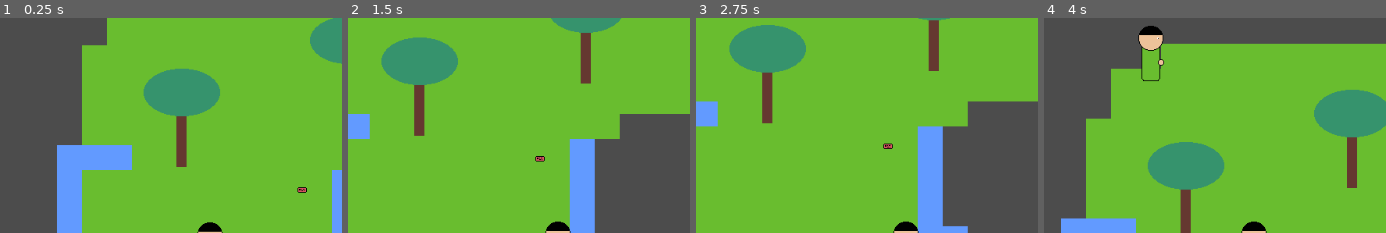
Above: before the commit, frames 1-4 (left to right).
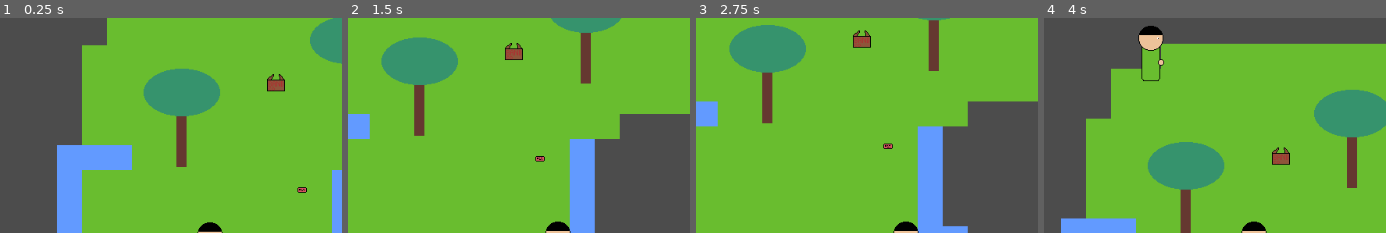
Above: after the commit, the same moments.

Repository: wiltaylor/GameJams
Game: Godot game, scene res://levels/Level1.tscn
Same seed, same stepped clock (60 frames per second), same inputs: the game is played once before the commit and once after it.
Inputs:
- Up to frame 1 (0.25 s): no input
- Up to frame 2 (1.5 s): tap Enter at 0.5 s; hold Right (move_right) 0.53-1.28 s; tap Ctrl (shoot) at 0.6 s; hold Down (move_down) from 1.28 s (still down); tap Alt (use) at 1.35 s
- Up to frame 3 (2.75 s): tap Space at 2 s; release Down (move_down) at 2.03 s; hold Right (move_right) from 2.03 s (still down); tap Ctrl (shoot) at 2.1 s
- Up to frame 4 (4 s): release Right (move_right) at 2.78 s; hold Up (move_up) 2.78-3.53 s; tap Alt (use) at 2.85 s; hold Left (move_left) from 3.53 s (still down); tap Ctrl (shoot) at 3.6 s
The pictures show only the part of the screen within x 28-78%, y 0-50%; the shares and areas given below are measured in that part.

The runs differ from the first frame. In frame 1, 0.4% of the frame differs, in the area x 78-84%, y 26-35%; in frame 2, 0.3%; in frame 3, 0.4%; in frame 4, 0.4%.

Commit message:
Added ammo boxes

Diff:
--- a/LudumDare/LD47/src/levels/Level1.tscn
+++ b/LudumDare/LD47/src/levels/Level1.tscn
@@ -7,6 +7,7 @@
 [ext_resource path="res://objects/Scissors.tscn" type="PackedScene" id=5]
 [ext_resource path="res://objects/BlueCard.tscn" type="PackedScene" id=6]
 [ext_resource path="res://objects/RedCard.tscn" type="PackedScene" id=7]
+[ext_resource path="res://objects/Band_Box.tscn" type="PackedScene" id=8]
 
 [sub_resource type="NavigationPolygon" id=1]
 vertices = PoolVector2Array( 709.5, 91.5, 513, 96.5, 546, 33.5, 714, -205, 451, 33.5, 478.5, 96.5, 478, 286, 328.5, 100.5, 321, -30.5, 446.5, -105.5, 166, -213.5, 543.5, -114, 247, -36, 162, 62.5, 223.5, 63, 241, 96, 221.5, 93.5, 161.5, 286.5, 161, 93.5 )
@@ -31,6 +32,10 @@
 
 [node name="Player" parent="." instance=ExtResource( 2 )]
 position = Vector2( 323.665, 200.944 )
+maxAmmo = 20
+
+[node name="Band_Box" parent="Player" instance=ExtResource( 8 )]
+position = Vector2( 86.359, -215.008 )
 
 [node name="AINPC" parent="." instance=ExtResource( 4 )]
 position = Vector2( 242.5, -144 )
--- /dev/null
+++ b/LudumDare/LD47/src/objects/Band_Box.tscn
@@ -0,0 +1,18 @@
+[gd_scene load_steps=4 format=2]
+
+[ext_resource path="res://sprites/objects/band_box.png" type="Texture" id=1]
+[ext_resource path="res://scripts/Band_Box.gd" type="Script" id=2]
+
+[sub_resource type="RectangleShape2D" id=1]
+extents = Vector2( 11.8375, 11.2444 )
+
+[node name="Band_Box" type="Area2D"]
+script = ExtResource( 2 )
+
+[node name="Sprite" type="Sprite" parent="."]
+texture = ExtResource( 1 )
+
+[node name="CollisionShape2D" type="CollisionShape2D" parent="."]
+position = Vector2( -1.68559, -1.6856 )
+shape = SubResource( 1 )
+[connection signal="body_entered" from="." to="." method="_onPickup"]
--- /dev/null
+++ b/LudumDare/LD47/src/scripts/Band_Box.gd
@@ -0,0 +1,14 @@
+extends Area2D
+
+export(int) var Qty: int = 10
+
+func _onPickup(body):
+	if body.owner.name != "Player":
+		return
+
+	body.owner.ammo += Qty
+
+	if body.owner.ammo > body.owner.maxAmmo:
+		body.owner.ammo = body.owner.maxAmmo
+
+	queue_free()
--- a/LudumDare/LD47/src/scripts/Player.gd
+++ b/LudumDare/LD47/src/scripts/Player.gd
@@ -3,7 +3,7 @@
 
 export(float) var speed: float = 1.0
 export(int) var ammo: int = 10;
-export(int) var maxAmmor: int = 10;
+export(int) var maxAmmo: int = 10;
 export(bool) var hasBlueCard = false
 export(bool) var hasRedCard = false
 
Not shown: 1 places in LudumDare/LD47/src/levels/Level1.tscn that only renumber resources
Binary file added: LudumDare/LD47/src/sprites/objects/band_box.ase
Binary file added: LudumDare/LD47/src/sprites/objects/band_box.png
Not shown, added: LudumDare/LD47/src/sprites/objects/band_box.png.import
